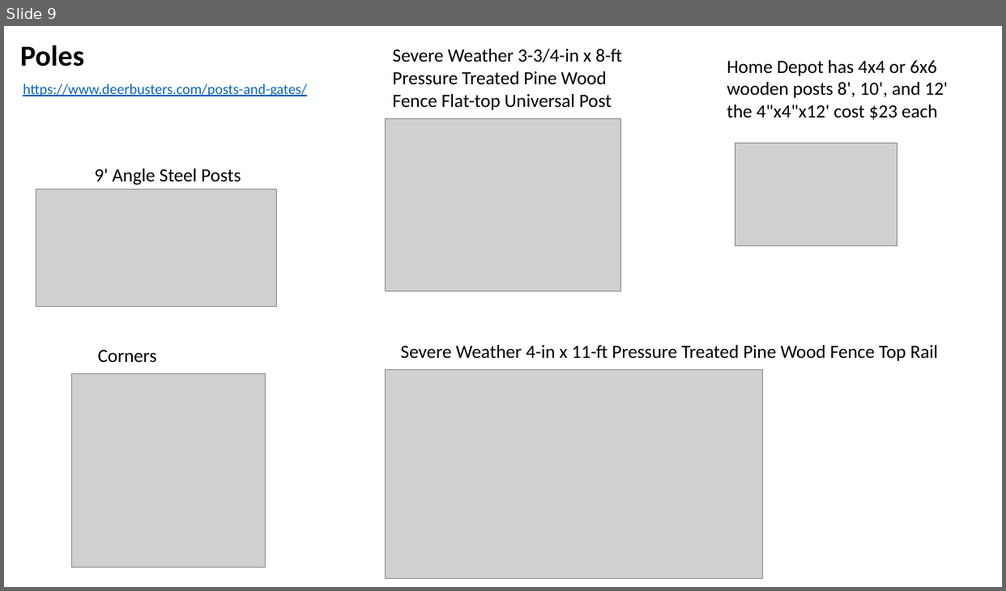
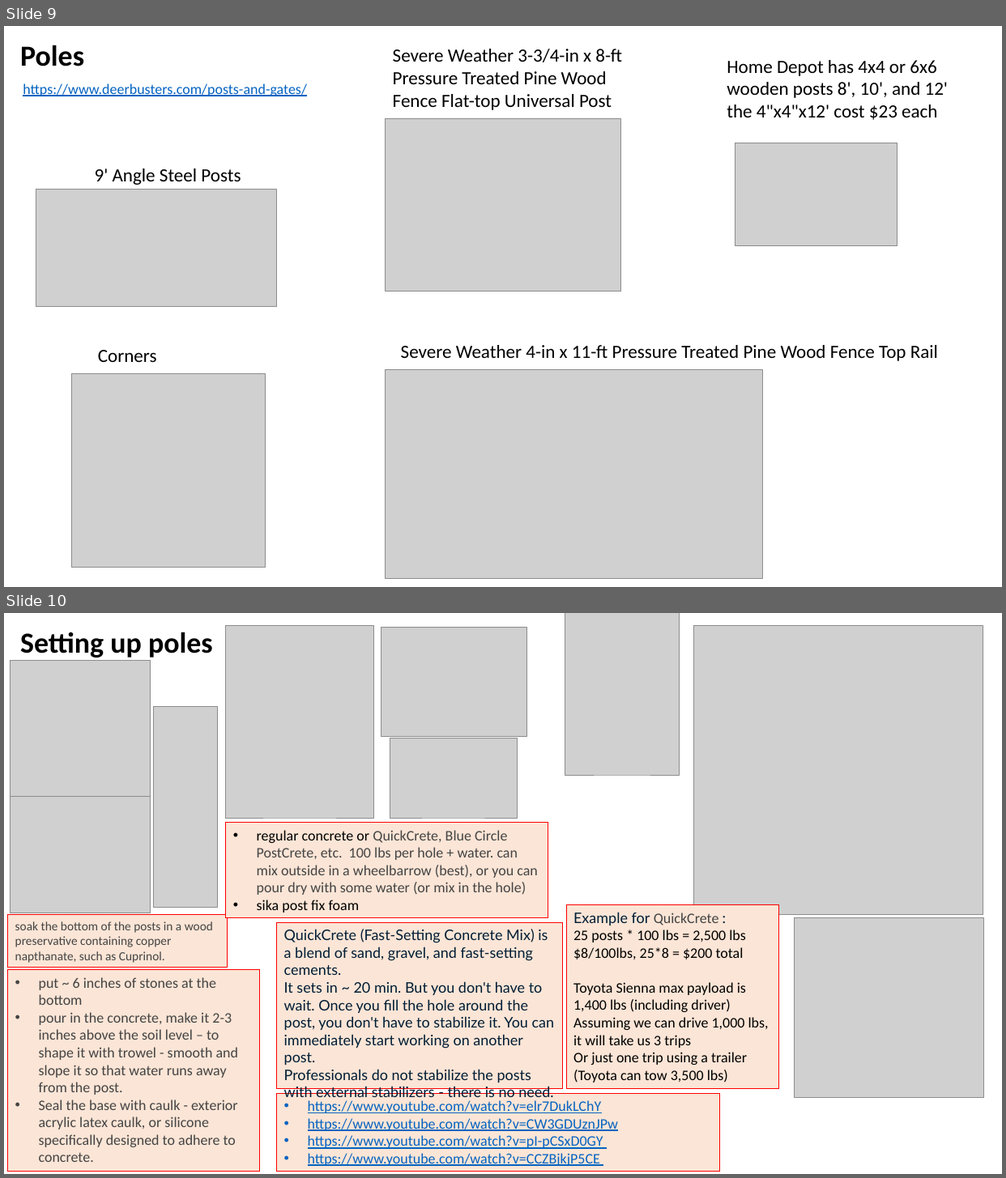
Before and after one commit to lselector/misc_farm, a slide deck: fence.pptx. Shown one above the other, each under a label of ours: slide 9 before the commit, slides 9 and 10 after it. The pictures are 1006x591 and 1006x1178 pixels, drawn with LibreOffice and Linux fonts; fonts in the diff are those of the drawing; grey boxes stand for pictures. Boxes give left, top, right and bottom in pixels: in the first picture for what was removed or moved away, otherwise in the second. Text is boxed around its words. In the diff, an @@ line names an element or a change of style, - is before the commit and + after.

Commit message:
update

```diff
--- a/fence.pptx
+++ b/fence.pptx
@@ slide 10 added at [4,613,1002,1174], background #FFFFFF @@
@@ text added at [20,632,213,658], 28 pt, text #000000, bold @@
+Setting up poles
@@ picture added at [226,626,374,818] @@
@@ picture added at [381,628,527,736] @@
@@ picture added at [565,613,680,776] @@
@@ picture added at [693,626,982,914] @@
@@ picture added at [10,660,151,796] @@
@@ picture added at [153,707,217,908] @@
@@ picture added at [390,738,517,818] @@
@@ picture added at [10,797,151,914] @@
@@ rectangle added at [226,823,548,918], fill #FBE5D6, outline #FF0000 0.75 pt, 14 pt, text #444444 @@
+• regular concrete or QuickCrete, Blue Circle PostCrete, etc. 100 lbs per hole + water. can mix outside in a wheelbarrow (best), or you can pour dry with some water (or mix in the hole)
+• sika post fix foam
@@ rectangle added at [8,914,227,968], fill #FBE5D6, outline #FF0000 0.75 pt, 12 pt, text #444444 @@
+soak the bottom of the posts in a wood preservative containing copper napthanate, such as Cuprinol.
@@ rectangle added at [276,923,562,1089], fill #FBE5D6, outline #FF0000 0.75 pt, 14 pt, text #001D35 @@
+QuickCrete (Fast-Setting Concrete Mix) is a blend of sand, gravel, and fast-setting cements.
+It sets in ~ 20 min. But you don't have to wait. Once you fill the hole around the post, you don't have to stabilize it. You can immediately start working on another post.
+Professionals do not stabilize the posts with external stabilizers - there is no need.
@@ rectangle added at [566,905,779,1089], fill #FBE5D6, outline #FF0000 0.75 pt, 14 pt, text #000000 @@
+Example for QuickCrete :
+25 posts * 100 lbs = 2,500 lbs
+$8/100lbs, 25*8 = $200 total
+Toyota Sienna max payload is 1,400 lbs (including driver)
+Assuming we can drive 1,000 lbs, it will take us 3 trips
+Or just one trip using a trailer (Toyota can tow 3,500 lbs)
@@ picture added at [794,918,984,1098] @@
@@ rectangle added at [8,970,260,1171], fill #FBE5D6, outline #FF0000 0.75 pt, 14 pt, text #444444 @@
+• put ~ 6 inches of stones at the bottom
+• pour in the concrete, make it 2-3 inches above the soil level – to shape it with trowel - smooth and slope it so that water runs away from the post.
+• Seal the base with caulk - exterior acrylic latex caulk, or silicone specifically designed to adhere to concrete.
@@ rectangle added at [276,1093,719,1171], fill #FBE5D6, outline #FF0000 0.75 pt, 14 pt, text #0563C1, underline @@
+• https://www.youtube.com/watch?v=elr7DukLChY
+• https://www.youtube.com/watch?v=CW3GDUznJPw
+• https://www.youtube.com/watch?v=pI-pCSxD0GY
+• https://www.youtube.com/watch?v=CCZBjkjP5CE
```
